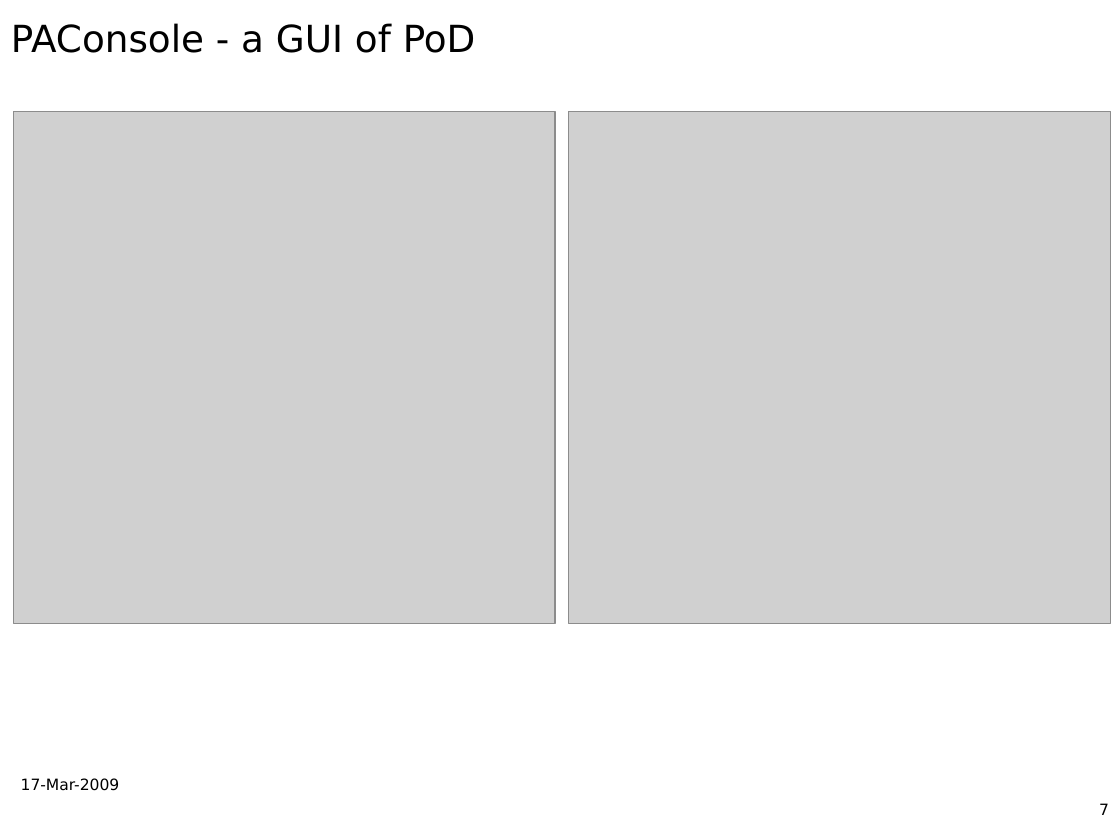
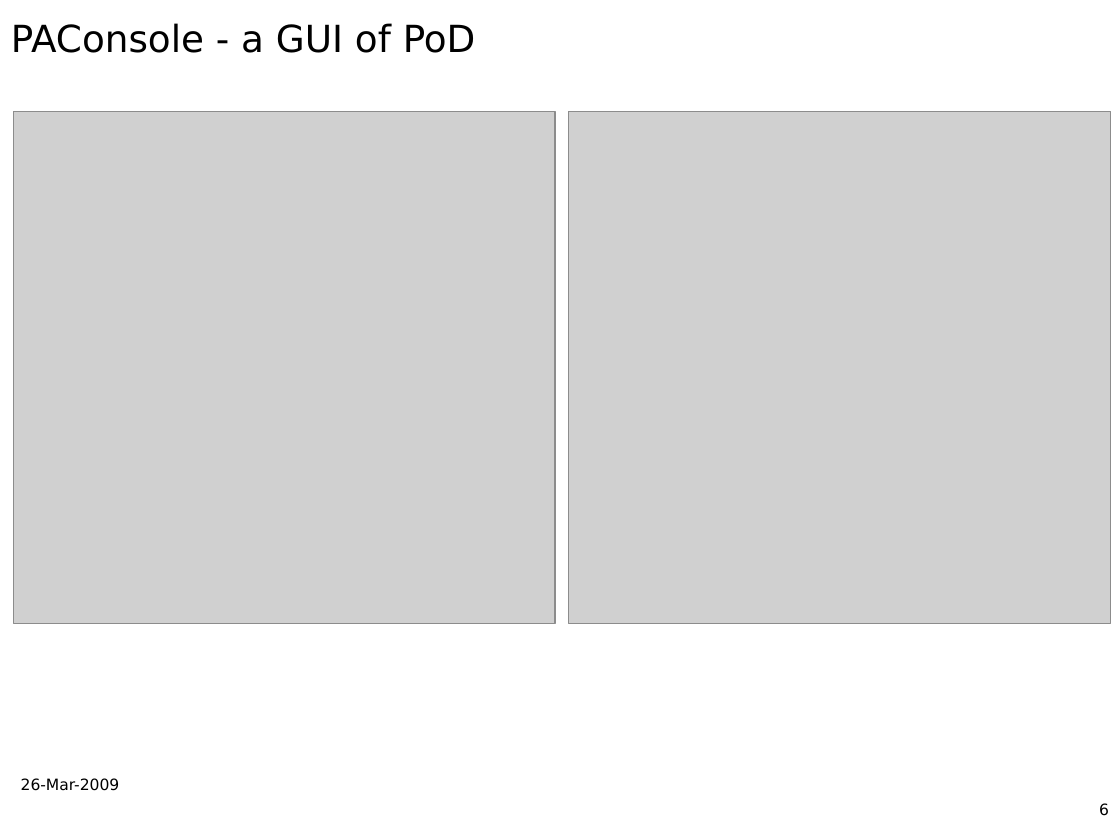
Before and after one commit to AnarManafov/PoDDocumentation, a slide deck: slide 6 of CHEP/CHEP2009/CHEP2009-PoD-AnarManafov.ppt (slide 7 before the commit). Drawn at 1120x840 pixels with LibreOffice and Linux fonts; fonts in the diff are those of the drawing; grey boxes stand for pictures; background and template pictures are left out. Boxes give left, top, right and bottom in pixels: in the first picture for what was removed or moved away, otherwise in the second. Text is boxed around its words. In the diff, an @@ line names an element or a change of style, - is before the commit and + after.

```diff
--- a/CHEP/CHEP2009/CHEP2009-PoD-AnarManafov.ppt
+++ b/CHEP/CHEP2009/CHEP2009-PoD-AnarManafov.ppt
@@ text at box(21, 778, 120, 791): text changed @@
-17-Mar-2009
+26-Mar-2009
@@ page number at box(1099, 803, 1109, 816): text changed @@
-7
+6
```
Also in this commit, not shown: 9 other slides changed.
